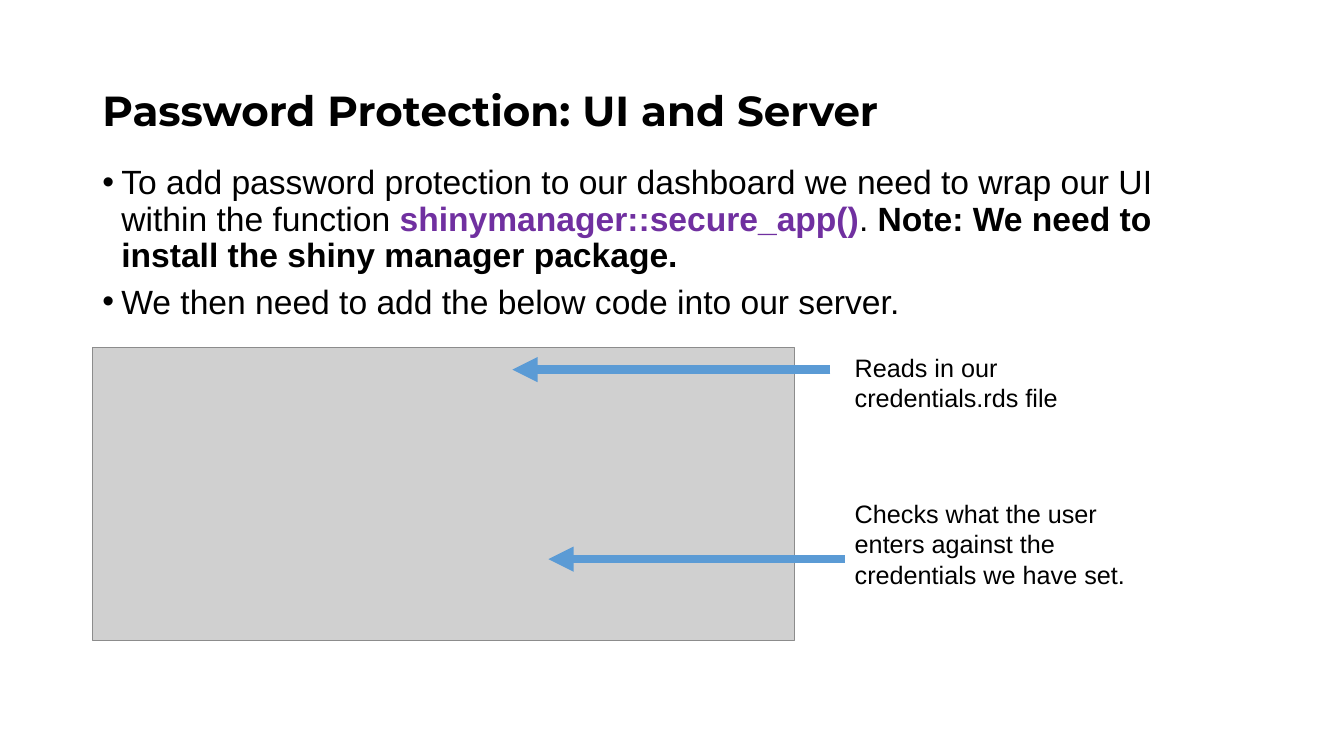
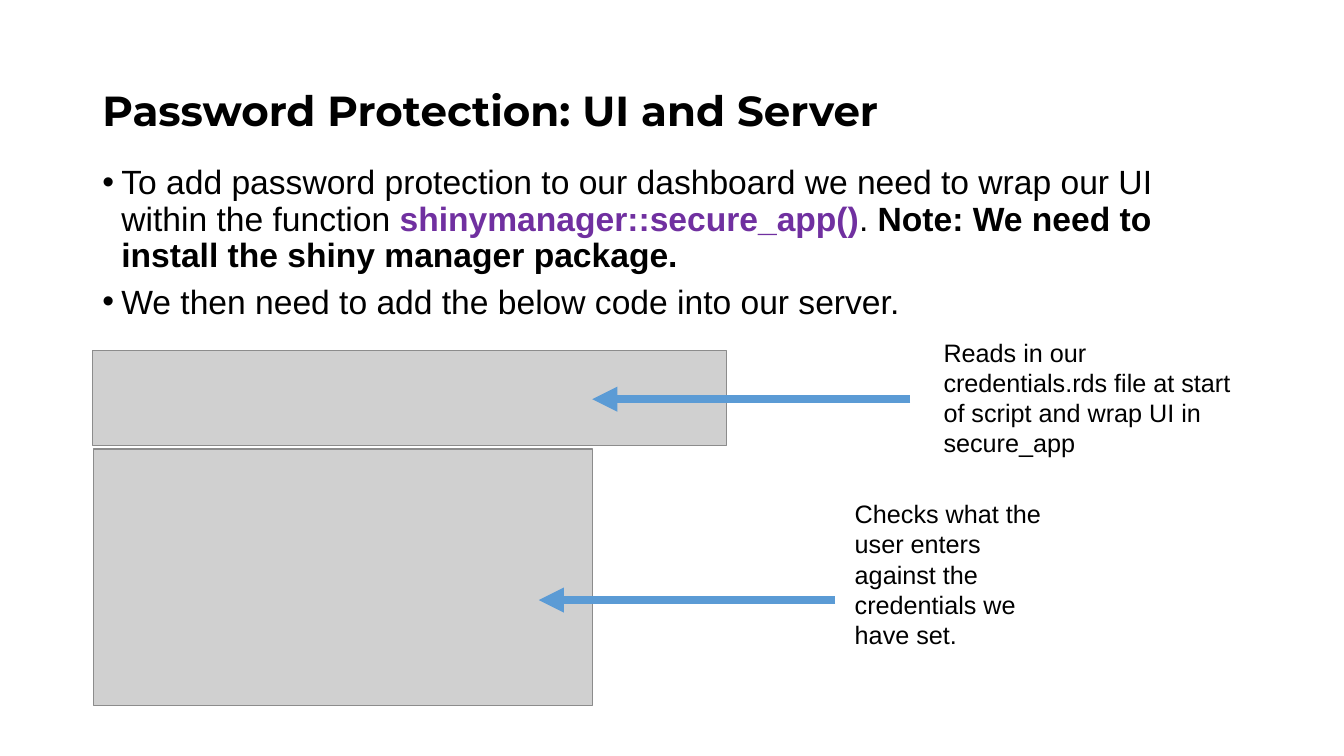
Before and after one commit to Public-Health-Scotland/learn-shiny, a slide deck: slide 10 of Day 3/slides/Shiny_Day_3.pptx. Drawn at 1344x756 pixels with LibreOffice and Linux fonts; fonts in the diff are those of the drawing; grey boxes stand for pictures; background and template pictures are left out. Boxes give left, top, right and bottom in pixels: in the first picture for what was removed or moved away, otherwise in the second. Text is boxed around its words. In the diff, an @@ line names an element or a change of style, - is before the commit and + after.

Commit message:
Changes to password protection

```diff
--- a/Day 3/slides/Shiny_Day_3.pptx
+++ b/Day 3/slides/Shiny_Day_3.pptx
@@ picture removed at <box>93,348,796,640</box> @@
@@ picture added at <box>93,351,727,446</box> @@
@@ text at <box>944,343,1230,458</box>: text changed @@
-Reads in our credentials.rds file
+Reads in our credentials.rds file at start of script and wrap UI in secure_app
@@ arrow moved from (831, 370) - (512, 370) to (910, 399) - (593, 399) @@
@@ picture added at <box>94,449,592,705</box> @@
@@ text "Checks what the user enters ..." rewrapped from <box>855,504,1125,585</box> to <box>855,504,1041,645</box> @@
@@ arrow moved from (845, 560) - (548, 560) to (836, 600) - (539, 600) @@
```
Also in this commit, not shown: 2 other slides changed, 1 other file.
